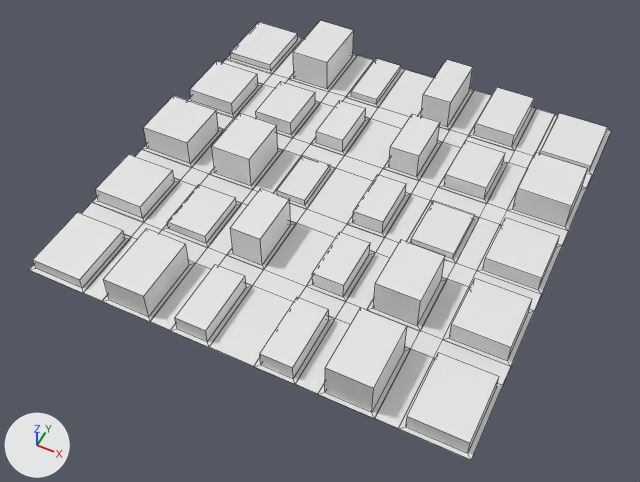
Renders of the FBX model Assets/Delivery Game/City/3D Models/city.fbx from each side of a commit.
Both versions are drawn from a 50 mm lens placed at (19.3, -42.1, 46.7), pointed at (0.0, -3.5, -1.5). Lighting does not change. The marker at lower left points along +X, +Y and +Z. Mesh edges are drawn as thin lines. Where no turn or scale is listed for an object, it has been applied to the vertices.
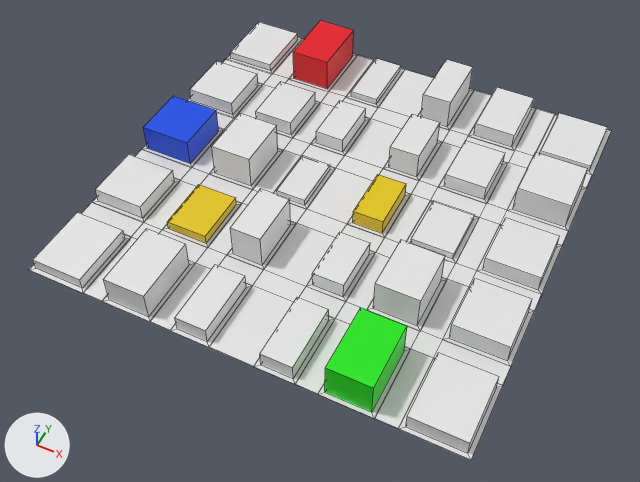
Location of each change, (x1, y1, x2, y2) in pixels of the pictures (640 x 482 px):
```json
{"part": 1, "of": "me_plane", "change": "recoloured", "before": [167, 184, 236, 243], "after": [167, 184, 236, 243], "on screen": "white to yellow"}
{"part": 2, "of": "me_plane", "change": "recoloured", "before": [353, 174, 406, 233], "after": [353, 174, 406, 233], "on screen": "white to yellow"}
{"part": 3, "of": "me_plane", "change": "recoloured", "before": [143, 96, 219, 164], "after": [143, 96, 219, 164], "on screen": "white to blue"}
{"part": 4, "of": "me_plane", "change": "recoloured", "before": [325, 308, 407, 412], "after": [325, 308, 407, 412], "on screen": "white to green"}
{"part": 5, "of": "me_plane", "change": "recoloured", "before": [293, 21, 353, 89], "after": [293, 21, 353, 89], "on screen": "white to red"}
```

Edits to the scene script, one JSON object a line:
```json
{"op": "add", "block": "mat_material_005", "code": ["mat_material_005 = principled_material('Material.005')", "mat_material_005.base_color = (0.8, 0.0, 0.00843)  # red #e70017"]}
{"op": "add", "block": "mat_material_001", "code": ["mat_material_001 = principled_material('Material.001')", "mat_material_001.base_color = (0.8, 0.8, 0.8)  # white #e7e7e7"]}
{"op": "add", "block": "mat_material_002", "code": ["mat_material_002 = principled_material('Material.002')", "mat_material_002.base_color = (0.8, 0.573, 0.0)  # yellow #e7c700"]}
{"op": "add", "block": "mat_material_004", "code": ["mat_material_004 = principled_material('Material.004')", "mat_material_004.base_color = (0.00729, 0.8, 0.0)  # green #15e700"]}
{"op": "add", "block": "mat_material_003", "code": ["mat_material_003 = principled_material('Material.003')", "mat_material_003.base_color = (0.0, 0.0735, 0.8)  # blue #004de7"]}
{"block": "me_plane", "where": "me_plane.from_pydata(...)  # 476 vertices, 455 faces; spans x -16.0..16.0, y -16.0..16.0, z 0.0..2.7"}
{"block": "me_plane", "where": "# used by ob_plane; location = (0.0, 0.0, 0.0)"}
{"block": "me_plane", "change": "me_plane part 1: all 5 faces centred in x -9.6..-6.4, y -8.5..-4.3, z 0.4..0.7 switch from no material to mat_material_002 (yellow #e7c700)"}
{"block": "me_plane", "change": "me_plane part 2: all 5 faces centred in x 2.0..4.2, y -2.1..2.1, z 0.6..1.2 switch from no material to mat_material_002 (yellow #e7c700)"}
{"block": "me_plane", "change": "me_plane part 3: all 5 faces centred in x -15.7..-11.8, y -2.1..2.1, z 1.1..2.1 switch from no material to mat_material_003 (blue #004de7)"}
{"block": "me_plane", "change": "me_plane part 4: all 5 faces centred in x 6.4..9.6, y -15.7..-10.7, z 1.3..2.7 switch from no material to mat_material_004 (green #15e700)"}
{"block": "me_plane", "change": "me_plane part 5: all 5 faces centred in x -9.6..-6.4, y 10.7..15.7, z 1.3..2.7 switch from no material to mat_material_005 (red #e70017)"}
{"op": "add", "block": "me_plane", "code": "me_plane.materials.append(mat_material_001)  # white #e7e7e7"}
```
